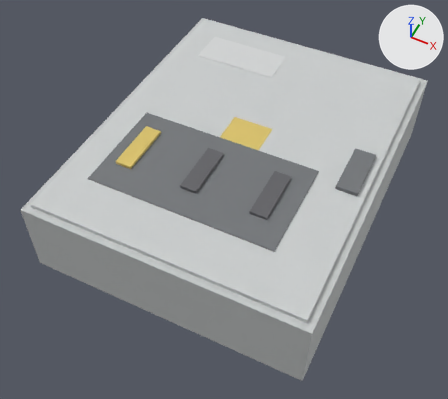
Two versions of the glTF model models/kit/breaker63_steel.glb, one commit apart.
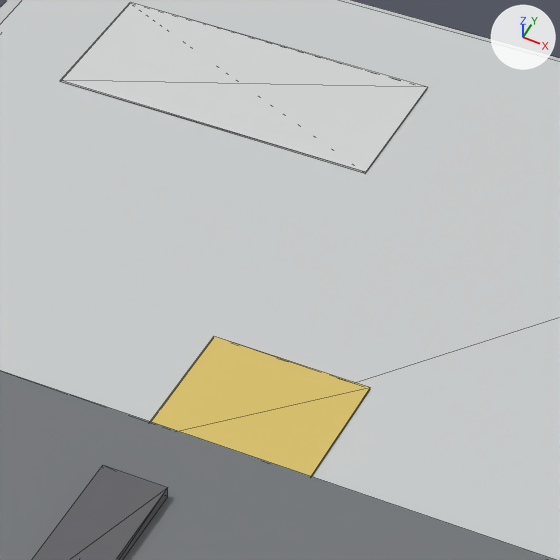
There are two pictures of each version: one whole from a camera (50 mm lens) standing at (0.267, -0.6, 0.719) and looking at (-0.013, -0.039, 0.017), one close up on the part from 41% to 71% of the width and 9% to 43% of the height. Every picture has the same lights, and +X, +Y and +Z are marked at upper right. The last two pictures show the newer version. The close-ups show mesh edges as thin lines. Vertices at exactly the same position are counted once.

The scene before the commit, as lines of its bpy script (objects in view):
```python
me_base = bpy.data.meshes.new('base')
me_base.from_pydata(...)  # 108 vertices, 172 faces; spans x -0.2..0.2, y -0.25..0.3, z 0.0..0.126
# faces by material slot: [64, 108]
me_base.materials.append(mat_rubber)
me_base.materials.append(mat_steel)
# before: 94 (-0.02, 0.2, 0.121) at pixel (427, 87), 95 (-0.02, 0.14, 0.121) at pixel (365, 172), 98 (-0.15, 0.14, 0.121) at pixel (60, 80), 99 (-0.15, 0.2, 0.121) at pixel (130, 2)
ob_breaker63_steel = bpy.data.objects.new('breaker63_steel', me_base)
ob_breaker63_steel.location = (0.0, 0.0, 0.0)
```
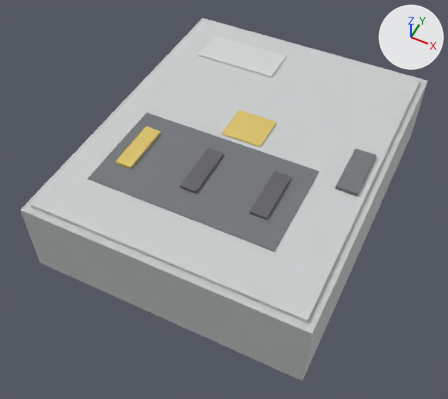
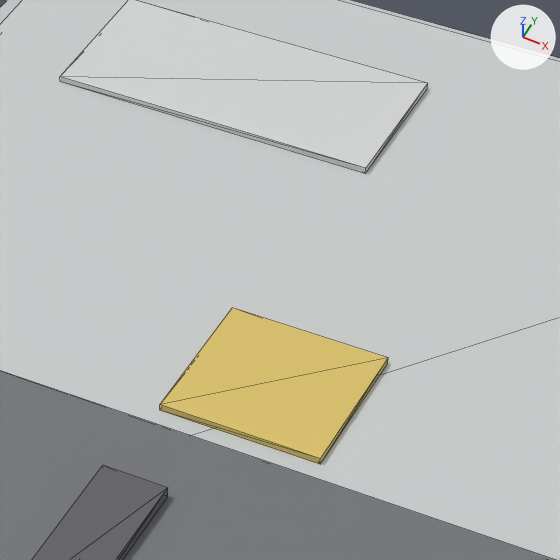
What changed in the scene script:
```text
Change me_base:
    where me_base.from_pydata(...)  # 108 vertices, 172 faces; spans x -0.2..0.2, y -0.25..0.3, z 0.0..0.126
    used by ob_breaker63_steel; location = (0.0, 0.0, 0.0)
    me_base part 1: the loose piece of 8 vertices spanning x -0.03..0.03, y -0.03..0.03, z 0.12..0.121 is scaled about its middle by (1, 0.95, 3.57), then moved by (0.0, 0.017, 0.001)
    me_base part 2
    add for i in [94, 95, 98, 99]: me_base.vertices[i].co += Vector((0.0, 0.0, 0.002))
```

Boxes [x1, y1, x2, y2] around the edits, measured in the close-ups (560 x 560 px; the box of a moved part takes in the faces that stretch with it):
part 1 of me_base, moved or reshaped: before [150, 337, 370, 477]; after [160, 308, 388, 464]
part 2 of me_base, moved or reshaped: before [60, 2, 428, 174]; after [60, 0, 428, 174]
